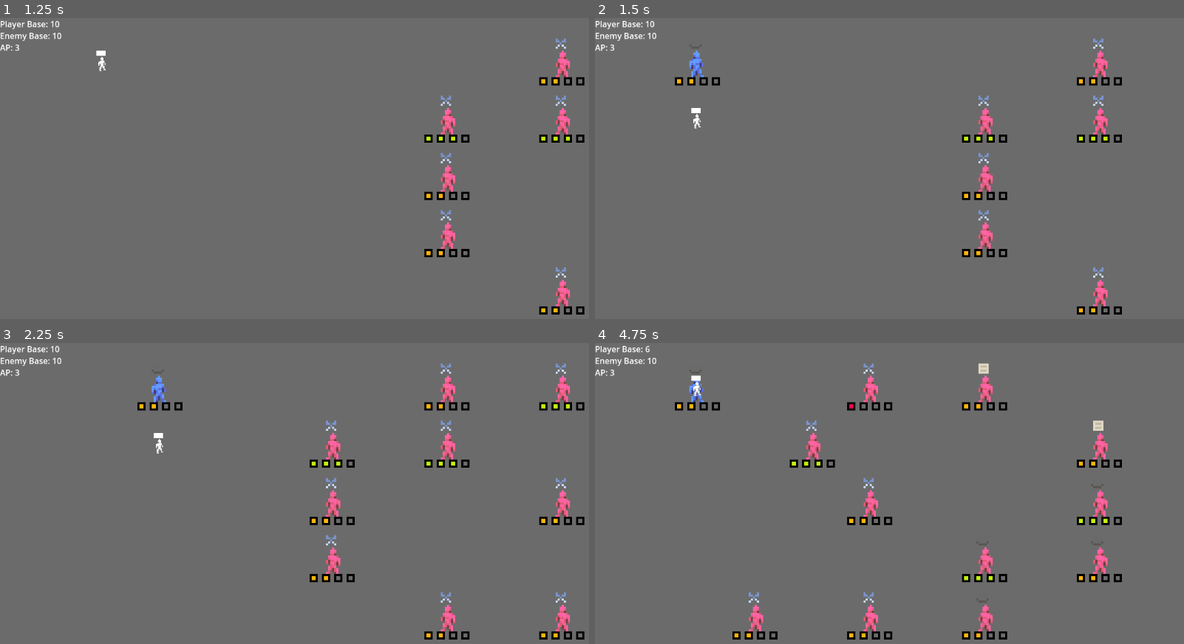
Above: before the commit, frames 1-4 (two rows, left to right).
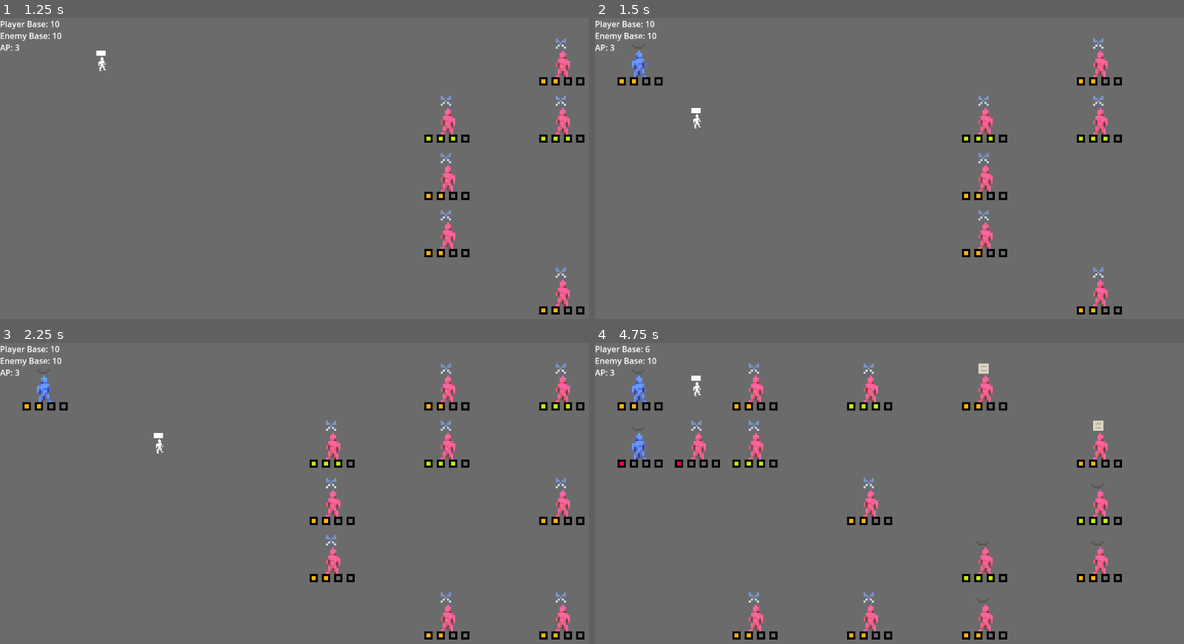
Above: after the commit, the same moments.

Repository: Jusbusy/game-off-2025
Game: Godot game, scene res://Scenes/game.tscn
Same seed, same stepped clock (60 frames per second), same inputs: the game is played once before the commit and once after it.
Inputs:
- Up to frame 1 (1.25 s): tap Enter (end_turn) at 0.5, 0.6 s; hold D (move_right) from 0.53 s (still down)
- Up to frame 2 (1.5 s): tap Space (order_summon) at 1.25 s; release D (move_right) at 1.28 s; hold S (move_down) from 1.28 s (still down); tap Enter (end_turn) at 1.35 s
- Up to frame 3 (2.25 s): tap Enter (end_turn) at 2 s; release S (move_down) at 2.03 s; hold D (move_right) from 2.03 s (still down); tap 2 (order_attack_paper) at 2.1 s
- Up to frame 4 (4.75 s): tap Enter (end_turn) at 2.3, 3.05, 3.5, 3.8, 4.55 s; tap Space (order_summon) at 2.75, 4.25, 4.35 s; release D (move_right) at 2.78 s; hold W (move_up) 2.78-3.53 s; tap 1 (order_attack_rock) at 2.85 s; hold A (move_left) from 3.53 s (still down); tap 3 (order_attack_scissors) at 3.6 s

Frame 1 is identical in both runs. In frame 2, 0.6% of the frame differs, in the area x 3-22%, y 6-23%; in frame 3, 0.6%; in frame 4, 2.1%, in the area x 3-49%, y 6-42%.
Error in both runs: Invalid call. Nonexistent function 'use_ap' in base 'Node (globals.gd)'. (res://player.gd:29)

Commit message:
Modified player unit movement at end of turn
Player units now only automatically move to the next column forward at the end of turn if there is another friendly unit already in that column.

Diff:
--- a/globals.gd
+++ b/globals.gd
@@ -64,14 +64,12 @@
 	for i in range(grid_size.x):
 		grid.append([])
 		grid[i].resize(grid_size.y)
-	#player_ap = max_player_ap
 	player_base_health = 10
 	enemy_base_health = 10
 	player_ap = 3
 	turn_phase = TurnPhase.SPAWN
 
 func _process(_delta):
-	#print(turn_phase)
 	match(turn_phase):
 		TurnPhase.SPAWN: # Handle unit spawns
 			for spawn in spawn_freqs:
@@ -104,11 +102,14 @@
 			turn_phase = TurnPhase.MOVE
 
 		TurnPhase.MOVE: # Handle unit movements
+			var furthest_friendly_col = 0
 			for x in range(grid_size.x): # Move player units
-				var col = grid[grid_size.x - 1 - x]
-				for elem in col:
+				var col = grid_size.x - 1 - x
+				for elem in grid[col]:
 					if elem && !elem.enemy:
-						elem._try_move()
+						if col > furthest_friendly_col:
+							furthest_friendly_col = col
+						elem._try_move(col < furthest_friendly_col)
 			for x in range(grid_size.x): # Move enemy units
 				var col = grid[x]
 				for elem in col:
@@ -160,34 +161,3 @@
 var turn_ended = false
 func process_turn():
 	turn_ended = true
-	#
-	#
-	#var grid_copy = grid.duplicate(true)
-	#for col in grid_copy:
-		#for elem in col:
-			#if elem:
-				#elem._process_turn()
-	#
-	## Enemy spawning
-	#if turn_count % 2 == 0:
-		#var enemy_spawn_col = grid[grid_size.x - 1]
-		#var open_spawn_spaces = []
-		#for i in range(enemy_spawn_col.size()):
-			#if !enemy_spawn_col[i]:
-				#open_spawn_spaces.append(i)
-		#if open_spawn_spaces.size() != 0:
-			#var spawn_space = open_spawn_spaces.pick_random()
-			#var unit_instance = unit.instantiate()
-			#get_tree().root.add_child.call_deferred(unit_instance)
-			#unit_instance.is_enemy = true
-			#unit_instance.init(Vector2i(grid_size.x - 1, spawn_space))
-			#unit_instance.attack_form = rng.randi() % 3
-	#
-	#turn_count += 1
-	#player_ap = max_player_ap # reset player ap
-
-#func use_ap(amt):
-	#if player_ap < amt:
-		#return false
-	#player_ap -= amt
-	#return true
--- a/unit.gd
+++ b/unit.gd
@@ -67,7 +67,7 @@
 	else:
 		elem.health -= 1
 
-func _try_move():
+func _try_move(allow_auto_move = true):
 	var elem = get_local(forward)
-	if !elem || (elem.health == 0 && enemy != elem.enemy):
+	if (!elem && allow_auto_move) || (elem && elem.health == 0 && enemy != elem.enemy):
 		move(grid_pos + forward)
